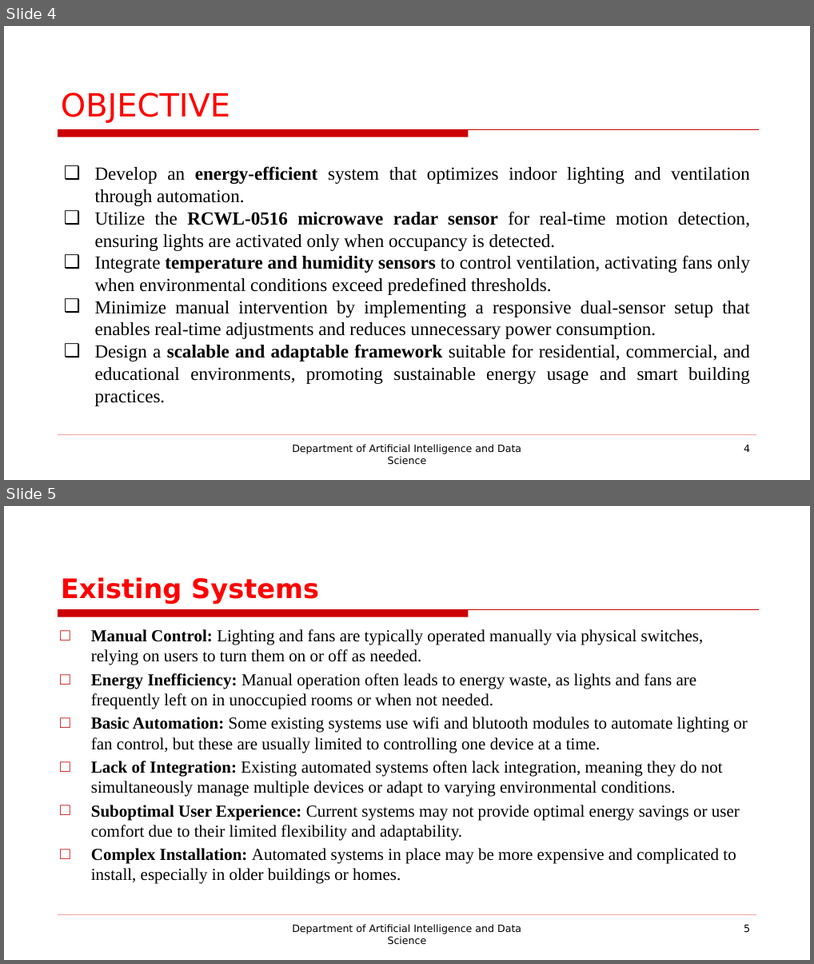
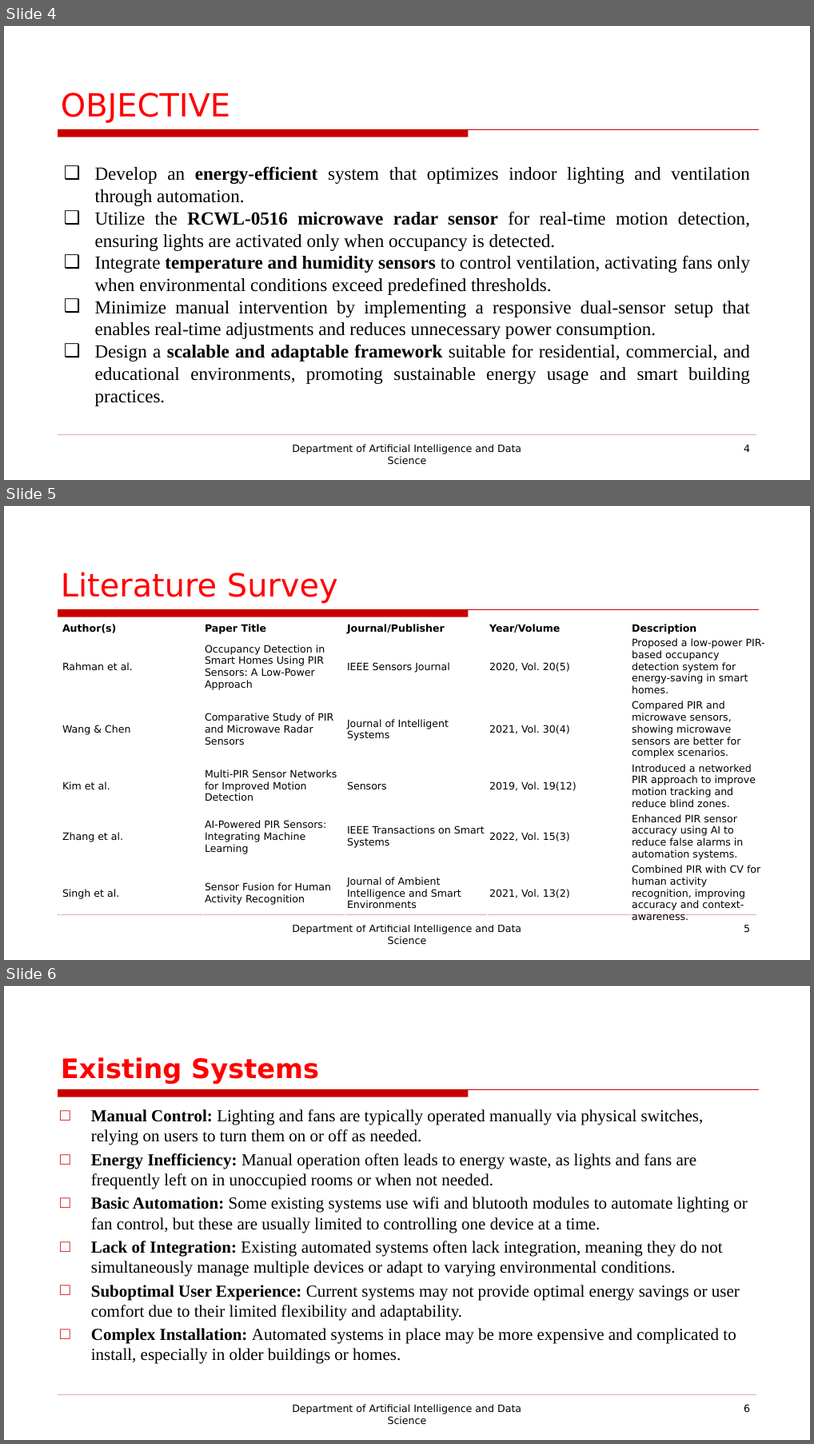
Before and after one commit to Aravinth-333/Team_A1_3_29_32-IDT, a slide deck: IDT_Final_Reviewppt.pptx. Shown one above the other, each under a label of ours: slides 4 and 5 before the commit, slides 4, 5 and 6 after it. The pictures are 814x964 and 814x1444 pixels, drawn with LibreOffice and Linux fonts; fonts in the diff are those of the drawing; background and template pictures are left out. Boxes give left, top, right and bottom in pixels: in the first picture for what was removed or moved away, otherwise in the second. Text is boxed around its words. In the diff, an @@ line names an element or a change of style, - is before the commit and + after.

```diff
--- a/IDT_Final_Reviewppt.pptx
+++ b/IDT_Final_Reviewppt.pptx
@@ slide 5 added at bbox=[4, 506, 810, 960], background picture (left out); not listed: 2 template elements that a slide beside it also shows @@
@@ title added at bbox=[61, 572, 338, 604], 38 pt, text #FF0000 @@
+Literature Survey
@@ table added at bbox=[60, 621, 774, 924], 6 rows, 5 columns @@
+Author(s) | Paper Title | Journal/Publisher | Year/Volume | Description
+Rahman et al. | Occupancy Detection in Smart Homes Using PIR Sensors: A Low-Power Approach | IEEE Sensors Journal | 2020, Vol. 20(5) | Proposed a low-power PIR-based occupancy detection system for energy-saving in smart homes.
+Wang & Chen | Comparative Study of PIR and Microwave Radar Sensors | Journal of Intelligent Systems | 2021, Vol. 30(4) | Compared PIR and microwave sensors, showing microwave sensors are better for complex scenarios.
+Kim et al. | Multi-PIR Sensor Networks for Improved Motion Detection | Sensors | 2019, Vol. 19(12) | Introduced a networked PIR approach to improve motion tracking and reduce blind zones.
+Zhang et al. | AI-Powered PIR Sensors: Integrating Machine Learning | IEEE Transactions on Smart Systems | 2022, Vol. 15(3) | Enhanced PIR sensor accuracy using AI to reduce false alarms in automation systems.
+Singh et al. | Sensor Fusion for Human Activity Recognition | Journal of Ambient Intelligence and Smart Environments | 2021, Vol. 13(2) | Combined PIR with CV for human activity recognition, improving accuracy and context-awareness.
@@ text added at bbox=[292, 924, 522, 944], 12 pt, text #000000 @@
+Department of Artificial Intelligence and Data Science
@@ page number added at bbox=[744, 924, 750, 932], 12 pt, text #000000 @@
+5
@@ what was slide 5 is now slide 6 @@
@@ page number at bbox=[744, 1404, 750, 1412]: text changed @@
-5
+6
```
Also in this commit, not shown: 3 slides changed, 1 other slide added, 2 other files.
